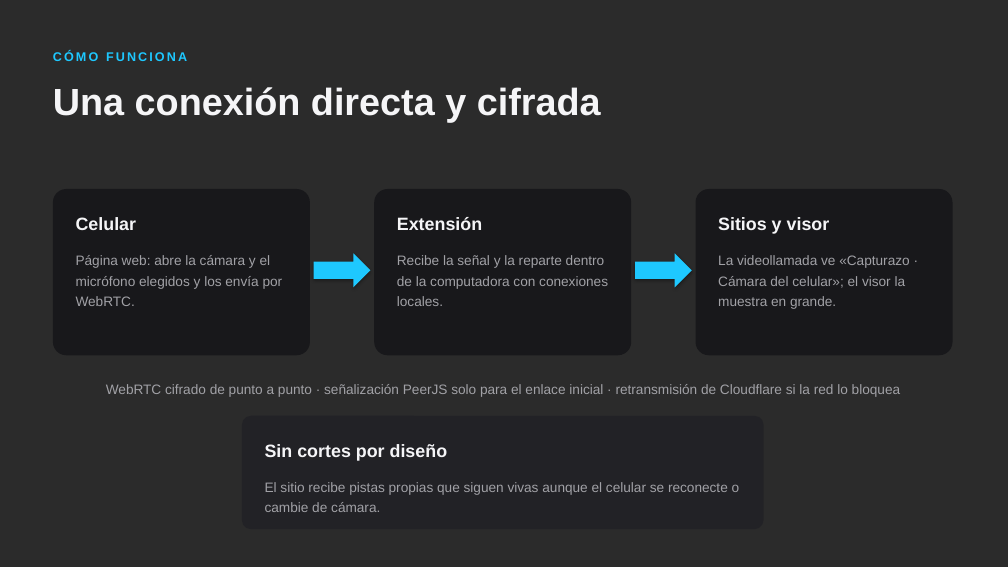
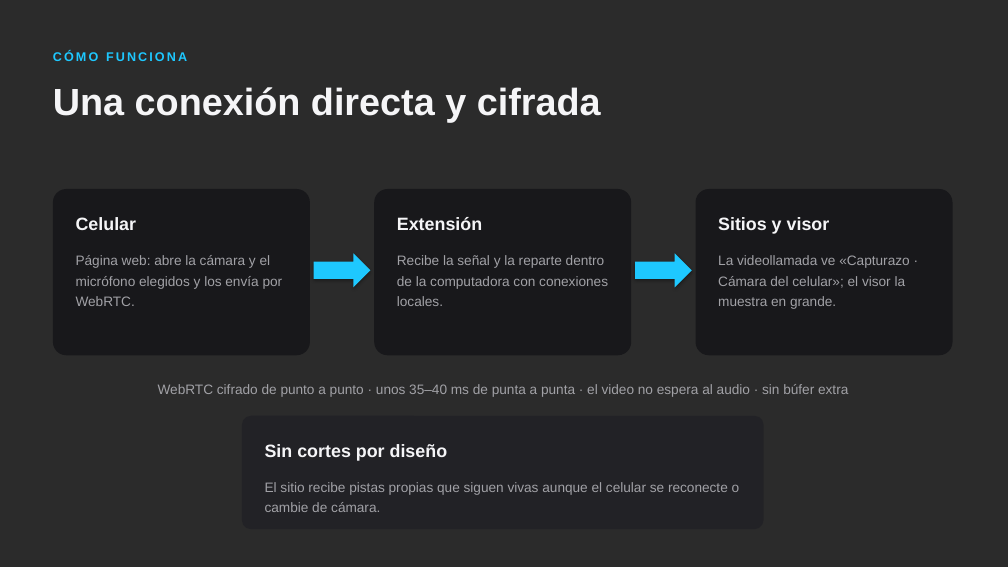
Before and after one commit to mjmc4498/capturazo, a slide deck: slide 11 of presentacion/capturazo.pptx. Drawn at 1008x567 pixels with LibreOffice and Linux fonts; fonts in the diff are those of the drawing; background and template pictures are left out; a plain dark background stands for a picture behind light text. Boxes give left, top, right and bottom in pixels: in the first picture for what was removed or moved away, otherwise in the second. Text is boxed around its words. In the diff, an @@ line names an element or a change of style, - is before the commit and + after.

```diff
--- a/presentacion/capturazo.pptx
+++ b/presentacion/capturazo.pptx
@@ text at bbox=[158, 384, 848, 397]: text changed @@
-WebRTC cifrado de punto a punto · señalización PeerJS solo para el enlace inicial · retransmisión de Cloudflare si la red lo bloquea
+WebRTC cifrado de punto a punto · unos 35–40 ms de punta a punta · el video no espera al audio · sin búfer extra
```
Also in this commit, not shown: 1 other slide changed, 13 other files.
